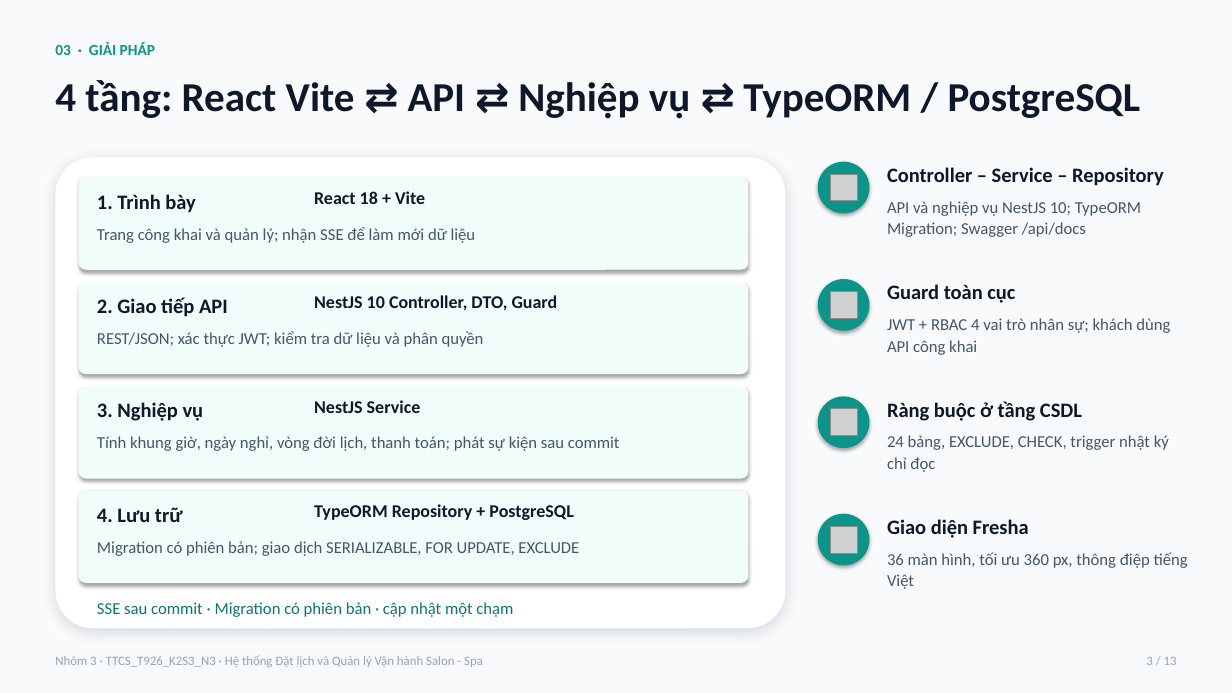
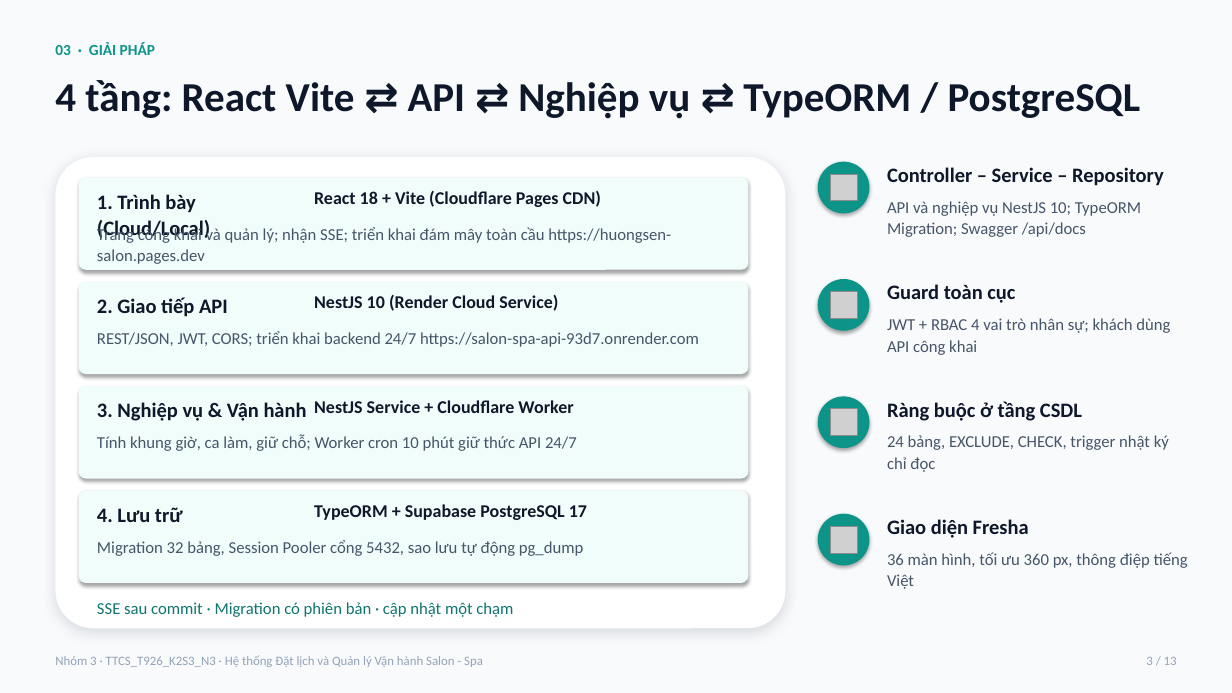
Before and after one commit to steveprovip/thucTap_HeThongDatLichSPA, a slide deck: slide 3 of docs/presentations/Slide_Bao_Cao_He_Thong_Dat_Lich_Salon_Spa.pptx. Drawn at 1232x693 pixels with LibreOffice and Linux fonts; fonts in the diff are those of the drawing; grey boxes stand for pictures. Boxes give left, top, right and bottom in pixels: in the first picture for what was removed or moved away, otherwise in the second. Text is boxed around its words. In the diff, an @@ line names an element or a change of style, - is before the commit and + after.

Commit message:
docs(report): cap nhat bao cao thuc tap Word, slide va thong tin mat khau ha tang cloud 24/7
- Cap nhat file Word Bao_Cao_Thuc_Tap_He_Thong_Dat_Lich_Salon_Spa.docx: bo sung lich su phat hanh tu v1.5.0 den v2.2.1, kien truc trien khai dam may 24/7 (Supabase, Render, Cloudflare Pages, Worker keepalive)

- Cap nhat Slide_Bao_Cao_He_Thong_Dat_Lich_Salon_Spa.pptx dong bo so lieu he thong

- Tao tai lieu mk/pass.docx luu tru thong tin ket noi Cloud 24/7, tai khoan Admin va huong dan tich hop Render/Cloudflare MCP

- Bo sung script keepalive va wrangler vao package.json, bo sung quy tac bo qua vao .gitignore

```diff
--- a/docs/presentations/Slide_Bao_Cao_He_Thong_Dat_Lich_Salon_Spa.pptx
+++ b/docs/presentations/Slide_Bao_Cao_He_Thong_Dat_Lich_Salon_Spa.pptx
@@ text at [97,194,210,241]: text changed @@
-1. Trình bày
+1. Trình bày (Cloud/Local)
@@ text at [314,191,601,207]: text changed @@
-React 18 + Vite
+React 18 + Vite (Cloudflare Pages CDN)
@@ text at [97,226,671,264]: text changed @@
-Trang công khai và quản lý; nhận SSE để làm mới dữ liệu
+Trang công khai và quản lý; nhận SSE; triển khai đám mây toàn cầu https://huongsen-salon.pages.dev
@@ text at [314,295,558,311]: text changed @@
-NestJS 10 Controller, DTO, Guard
+NestJS 10 (Render Cloud Service)
@@ text at [97,331,699,347]: text changed @@
-REST/JSON; xác thực JWT; kiểm tra dữ liệu và phân quyền
+REST/JSON, JWT, CORS; triển khai backend 24/7 https://salon-spa-api-93d7.onrender.com
@@ text at [97,402,307,421]: text changed @@
-3. Nghiệp vụ
+3. Nghiệp vụ & Vận hành
@@ text at [314,400,573,413]: text changed @@
-NestJS Service
+NestJS Service + Cloudflare Worker
@@ text at [97,435,577,451]: text changed @@
-Tính khung giờ, ngày nghỉ, vòng đời lịch, thanh toán; phát sự kiện sau commit
+Tính khung giờ, ca làm, giữ chỗ; Worker cron 10 phút giữ thức API 24/7
@@ text at [314,504,587,520]: text changed @@
-TypeORM Repository + PostgreSQL
+TypeORM + Supabase PostgreSQL 17
@@ text at [97,540,583,556]: text changed @@
-Migration có phiên bản; giao dịch SERIALIZABLE, FOR UPDATE, EXCLUDE
+Migration 32 bảng, Session Pooler cổng 5432, sao lưu tự động pg_dump
```
Also in this commit, not shown: 8 other files.
